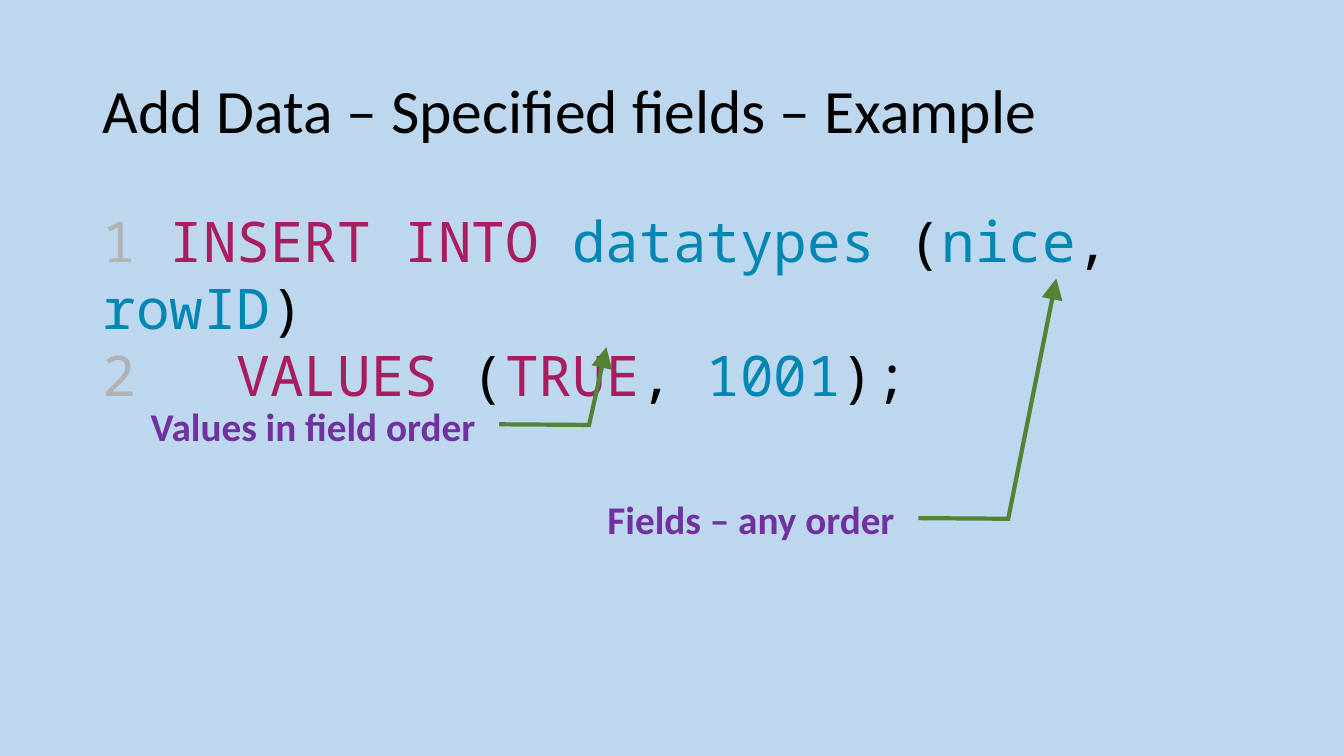
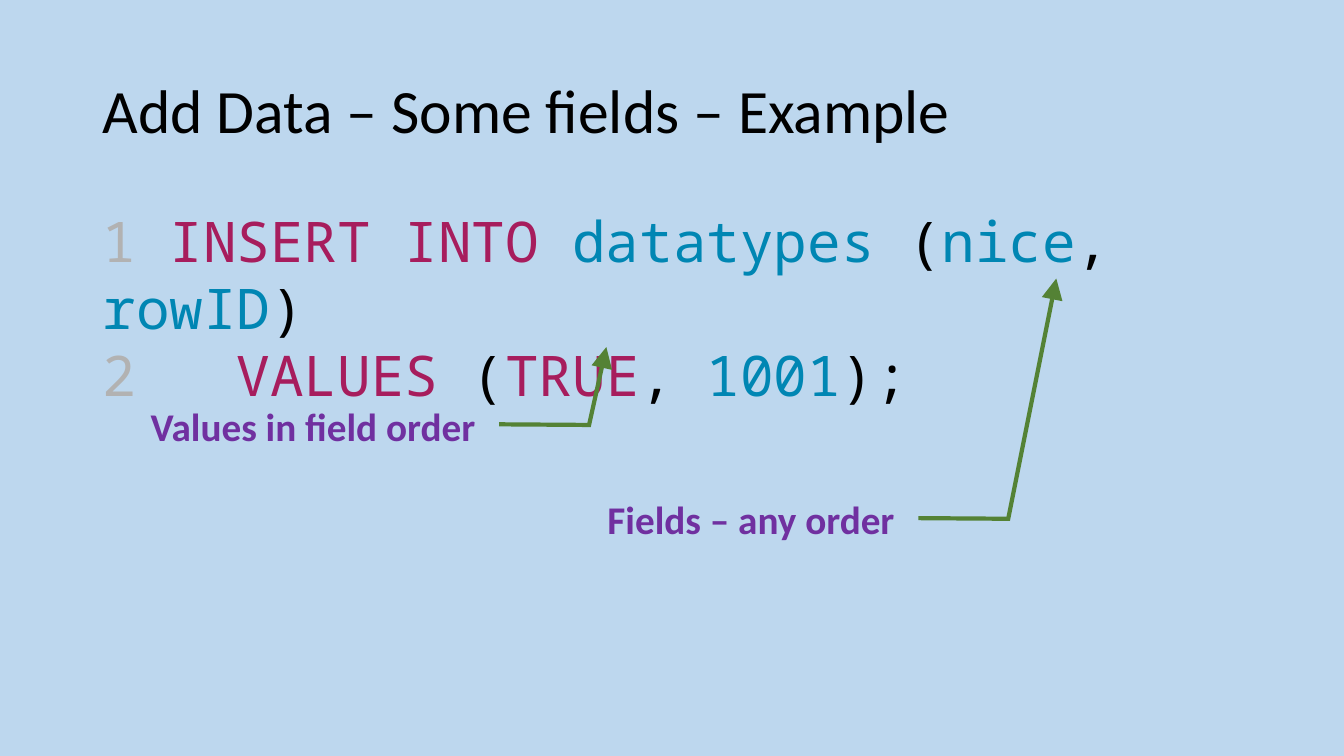
Before and after one commit to MrFriendCS/MrFriendCS.github.io, a slide deck: slide 90 of n5/ddd/N5 CS DDD Slides.pptx. Drawn at 1344x756 pixels with LibreOffice and Linux fonts; fonts in the diff are those of the drawing. Boxes give left, top, right and bottom in pixels: in the first picture for what was removed or moved away, otherwise in the second. Text is boxed around its words. In the diff, an @@ line names an element or a change of style, - is before the commit and + after.

```diff
--- a/n5/ddd/N5 CS DDD Slides.pptx
+++ b/n5/ddd/N5 CS DDD Slides.pptx
@@ title at (102, 90, 949, 143): text changed @@
-Add Data – Specified fields – Example
+Add Data – Some fields – Example
```
Also in this commit, not shown: 14 other slides changed, 8 slides added, 4 other files.
